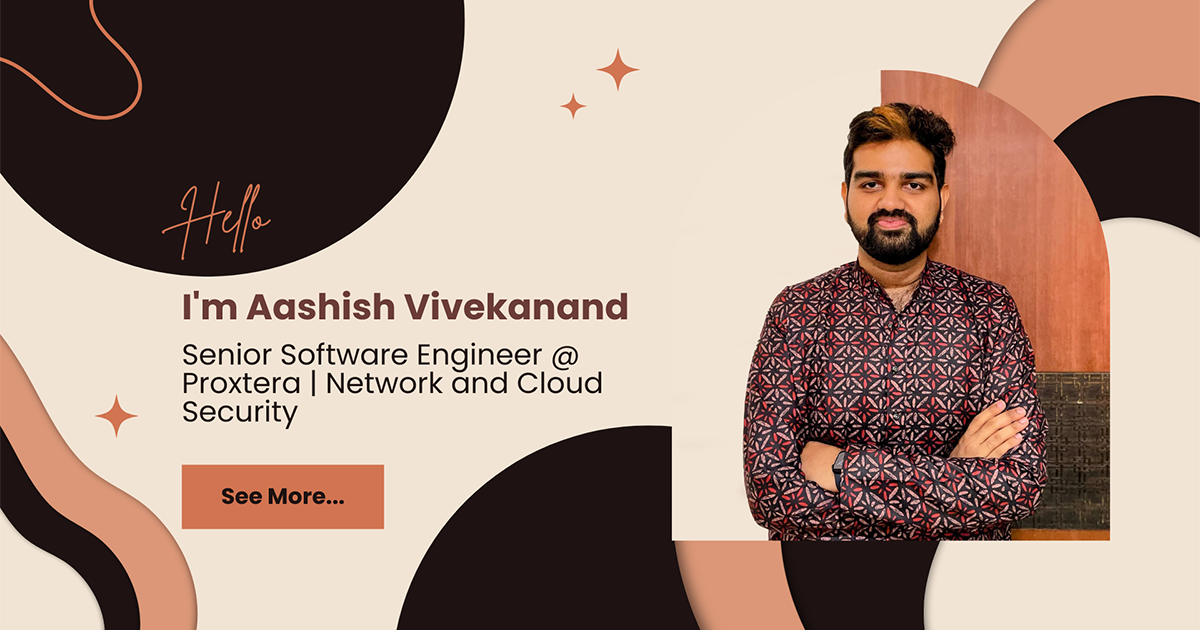
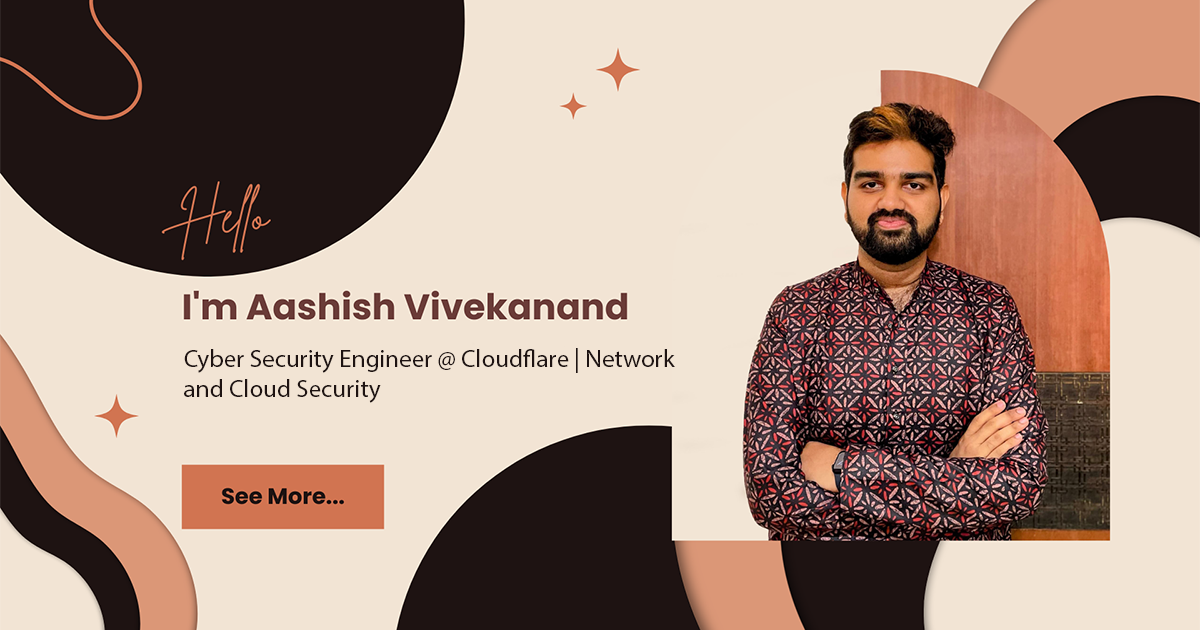
Layered file, before and after one edit (w=1200, h=630). Changes by layer:
added layer "Cyber Security Engineer @ Cloudflare | Network and Cloud Secur" above "Brown Grey Creative Modern Online Portfolio" over [left=184, top=348, right=675, bottom=403]
painted on "Brown Grey Creative Modern Online Portfolio" over [left=182, top=341, right=603, bottom=431]
